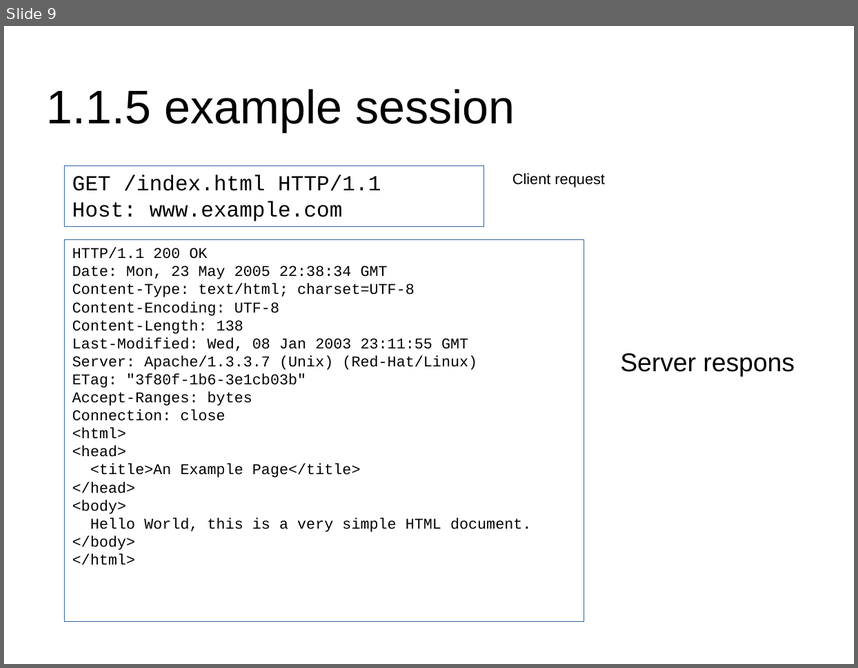
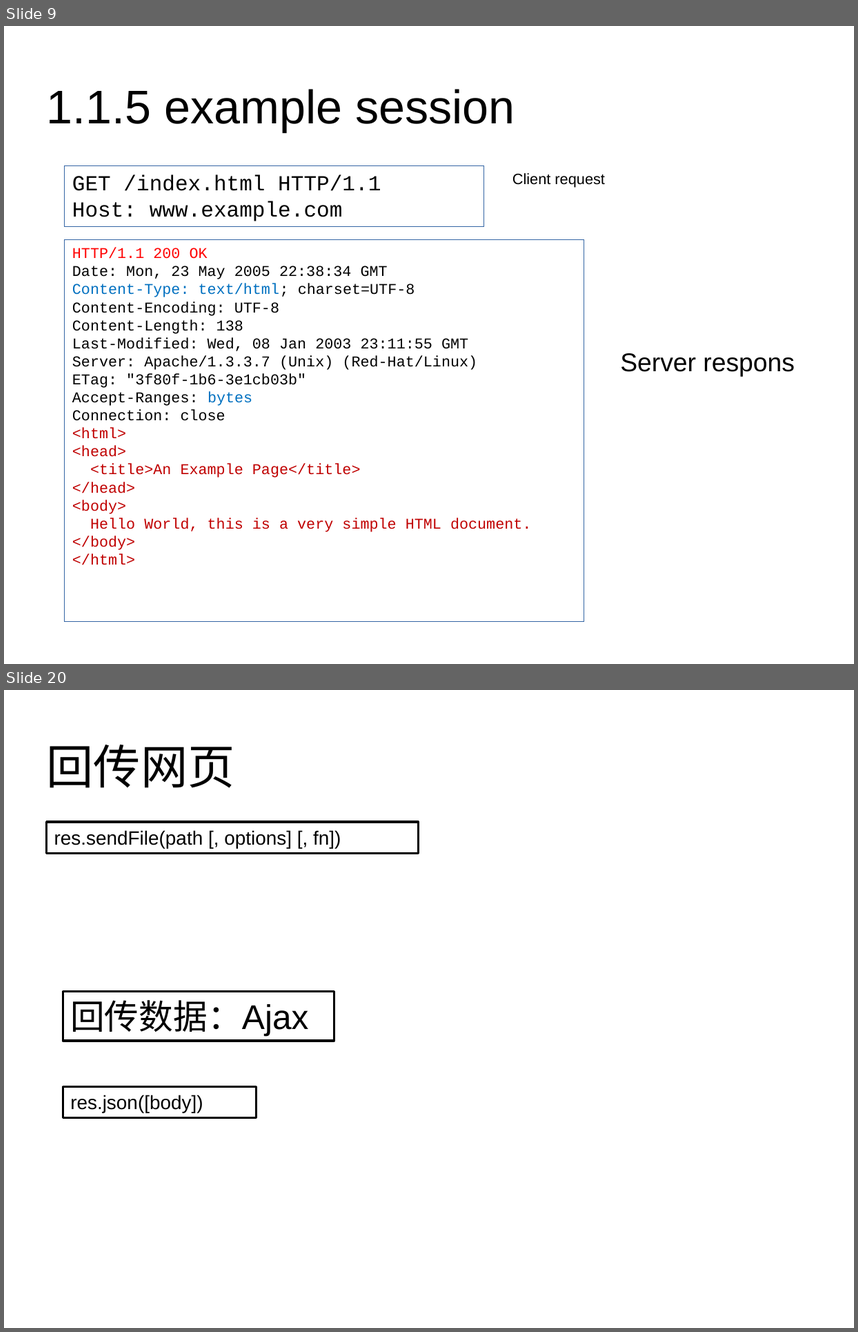
Before and after one commit to masterfish2015/my_project, a slide deck: teaching/javascript_html_server_and_client.pptx. Shown one above the other, each under a label of ours: slide 9 before the commit, slides 9 and 20 after it; the slides between them are not shown. The pictures are 858x668 and 858x1332 pixels, drawn with LibreOffice and Linux fonts; fonts in the diff are those of the drawing. Boxes give left, top, right and bottom in pixels: in the first picture for what was removed or moved away, otherwise in the second. Text is boxed around its words. In the diff, an @@ line names an element or a change of style, - is before the commit and + after.

```diff
--- a/teaching/javascript_html_server_and_client.pptx
+++ b/teaching/javascript_html_server_and_client.pptx
@@ slide 20 added at (x1=4, y1=690, x2=854, y2=1328), background #FFFFFF @@
@@ title added at (x1=47, y1=745, x2=235, y2=788), 44 pt, text #000000 @@
+回传网页
@@ rectangle added at (x1=46, y1=822, x2=418, y2=853), fill #FFFFFF, outline #000000 2 pt, 18 pt, text #000000 @@
+res.sendFile(path [, options] [, fn])
@@ rectangle added at (x1=63, y1=992, x2=334, y2=1041), fill #FFFFFF, outline #000000 2 pt, 32 pt, text #000000 @@
+回传数据：Ajax
@@ rectangle added at (x1=63, y1=1087, x2=257, y2=1117), fill #FFFFFF, outline #000000 2 pt, 18 pt, text #000000 @@
+res.json([body])
@@ slide 9 changed as well @@
@@ text in rectangle at (x1=72, y1=247, x2=531, y2=565): text colour #000000 to #FF0000 in "HTTP/1.1 200 OK"; text colour #000000 to #0070C0 in "Content-Type: text/html;", "bytes"; text colour #000000 to #C00000 in "<html>", "<head>", "<title>An Example Page</title>", "</head>" and 4 more places @@
```
Also in this commit, not shown: 2 other slides changed, 52 other slides added, 2 other files.
